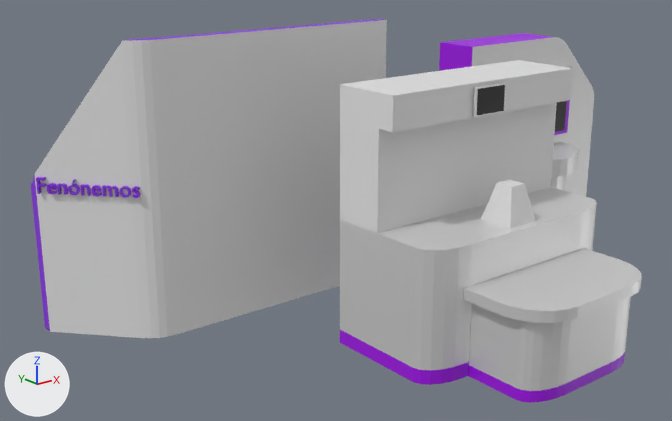
One commit to the COLLADA model App/PapaloteMenuLista/PapaloteMenuLista/Mapa/Modelos/Exploracion.dae: the scene before it, then after it.
One viewpoint serves both versions: a 50 mm camera at (-18.2, -16.5, 11.2) aimed at (-1.9, 3.8, 3.1). Lighting does not change. The marker at lower left points along +X, +Y and +Z. Where no turn or scale is listed for an object, it has been applied to the vertices.
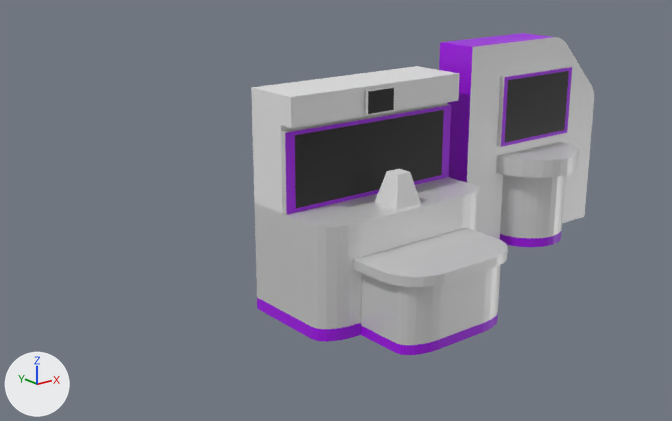
Pixel boxes [x1, y1, x2, y2] of what changed, in the pictures (672 x 421 px):
'Cube', moved: before [340, 60, 642, 403]; after [251, 66, 508, 355]
'Cube.005', deleted: before [30, 19, 387, 338]
    faces in mat_material_006 (white #e7e7e7): [34, 20, 387, 338]
    faces in mat_material_007 (purple #8e2ee7): [30, 19, 384, 331]
'Cube.006', added (black): after [281, 104, 451, 215]
    faces in mat_material_009 (black #000000): [295, 110, 444, 208]
    faces in mat_material_010 (purple #a100e7): [285, 105, 451, 214]
    faces in mat_material_008 (white #e7e7e7): [281, 104, 450, 215]
'Cube.004', moved: before [481, 180, 536, 229]; after [375, 169, 421, 210]
'Cube.002', moved: before [473, 83, 507, 117]; after [365, 86, 395, 116]
'Text.001', deleted (purple): before [36, 177, 141, 198]
'Cube.003', unchanged, uncovered by the edit: before [439, 33, 594, 197]; after [439, 33, 594, 247]
'Cube.001', unchanged, uncovered by the edit: before [554, 66, 572, 135]; after [497, 66, 572, 147]

Diff of the bpy script that builds the scene:
```diff
--- a/App/PapaloteMenuLista/PapaloteMenuLista/Mapa/Modelos/Exploracion.dae.py
+++ b/App/PapaloteMenuLista/PapaloteMenuLista/Mapa/Modelos/Exploracion.dae.py
@@ mat_material_008 @@
+mat_material_008 = principled_material('Material.008')
+mat_material_008.base_color = (0.8, 0.8, 0.8)  # white #e7e7e7
+mat_material_008.metallic = 0.5
@@ mat_material_010 @@
+mat_material_010 = principled_material('Material.010')
+mat_material_010.base_color = (0.358, 0.0, 0.8)  # purple #a100e7
@@ mat_material_009 @@
+mat_material_009 = principled_material('Material.009')
+mat_material_009.base_color = (0.0, 0.0, 0.0)  # black #000000
@@ me_cube_002 @@
+me_cube_002.from_pydata([(-3.06, -0.09, -1.12), (-3.06, -0.09, 1.12), (-3.39, 0.09, -1.24), (-3.39, 0.09, 1.24), (3.06, -0.09, -1.12), (3.06, -0.09, 1.12), (3.39, 0.09, -1.24), (3.39, 0.09, 1.24), (-3.39, -0.09, -1.24), (-3.39, -0.09, 1.24), (3.39, -0.09, 1.24), (3.39, -0.09, -1.24)], [], [(9, 2, 8), (3, 6, 2), (7, 11, 6), (6, 8, 2), (3, 10, 7), (9, 3, 2), (3, 7, 6), (7, 10, 11), (6, 11, 8), (3, 9, 10), (5, 0, 4), (5, 1, 0), (1, 8, 0), (4, 10, 5), (0, 11, 4), (5, 9, 1), (1, 9, 8), (4, 11, 10), (0, 8, 11), (5, 10, 9)])
+for i in [10, 11]: me_cube_002.polygons[i].material_index = 1
+for i in [*range(12, 20)]: me_cube_002.polygons[i].material_index = 2
+me_cube_002.materials.append(mat_material_008)  # white #e7e7e7
+me_cube_002.materials.append(mat_material_009)  # black #000000
+me_cube_002.materials.append(mat_material_010)  # purple #a100e7
@@ ob_text_001 @@
-ob_text_001 = bpy.data.objects.new('Text.001', me_text)
-ob_text_001.location = (-4.91, 3.98, 4.18)
@@ ob_cube_005 @@
-ob_cube_005 = bpy.data.objects.new('Cube.005', me_cube_001)
-ob_cube_005.location = (-4.91, 3.98, 4.18)
@@ ob_cube_004 @@
 ob_cube_004 = bpy.data.objects.new('Cube.004', me_cube_006)
-ob_cube_004.location = (0.01, -1.06, 4.14)
+ob_cube_004.location = (0.59, 3.89, 3.33)
@@ ob_cube_002 @@
 ob_cube_002 = bpy.data.objects.new('Cube.002', me_cube_005)
-ob_cube_002.location = (-0.1, -0.31, 6.75)
+ob_cube_002.location = (0.49, 4.65, 5.93)
@@ ob_cube @@
 ob_cube = bpy.data.objects.new('Cube', me_cube)
-ob_cube.location = (0.0, 0.0, 1.84)
+ob_cube.location = (0.58, 4.95, 1.03)
 ob_cube.rotation_euler = (3.142, 0.0, 0.0)  # degrees (180, 0, 0)
@@ ob_cube_006 @@
+ob_cube_006 = bpy.data.objects.new('Cube.006', me_cube_002)
+ob_cube_006.location = (0.58, 5.15, 4.08)
```
